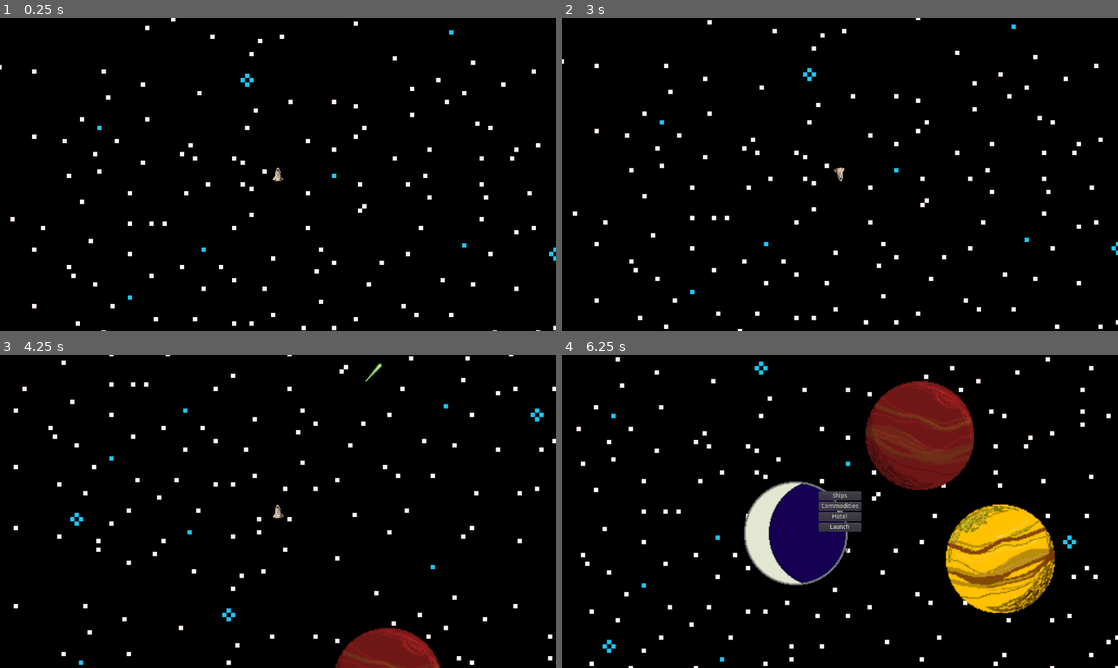
Above: before the commit, frames 1-4 (two rows, left to right).
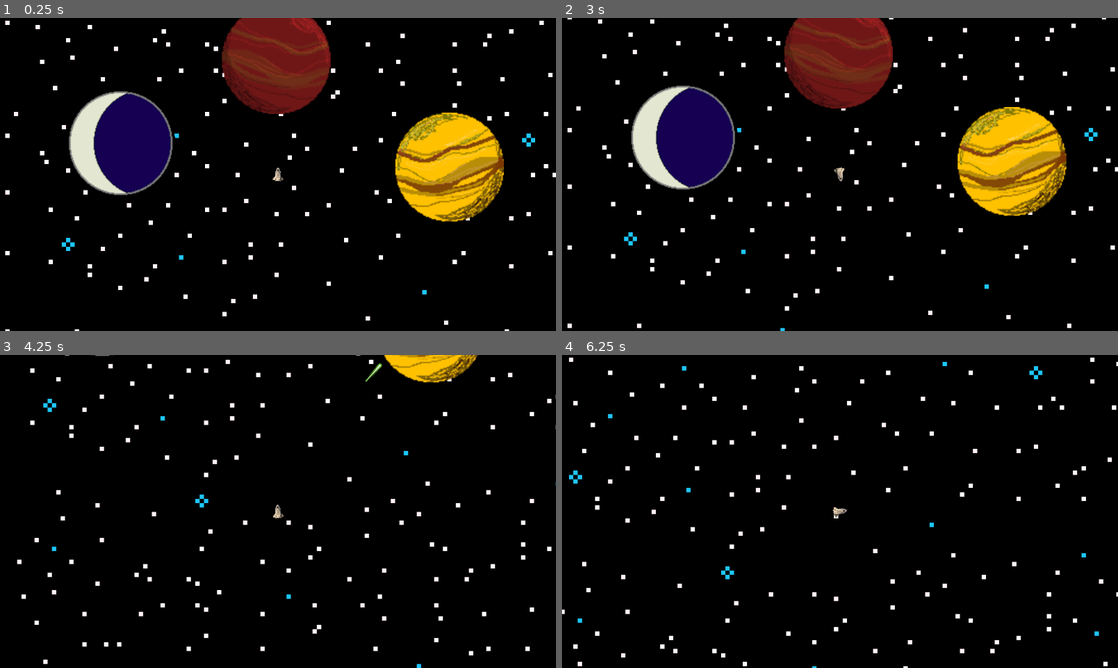
Above: after the commit, the same moments.

Repository: RPeterson0487/spacing-out
Game: Godot game, scene res://TestMain.tscn
Two runs of this game, one before a commit and one after it. Both use one fixed random seed, a clock stepped at 60 frames per second and the inputs below.
Inputs:
- Up to frame 1 (0.25 s): no input
- Up to frame 2 (3 s): tap Enter at 0.5 s; hold Right (rotateRight) 0.53-1.28 s; tap L (land) at 0.6, 1.55, 2.1 s; hold Left (rotateLeft) 1.28-2.03 s; tap X (fullStop) at 1.35 s; hold Right (rotateRight) 2.03-2.78 s; hold Up (forwardThrust) from 2.78 s (still down); tap Down (rotateOpposite) at 2.85 s
- Up to frame 3 (4.25 s): tap L (land) at 3.05, 3.8 s; release Up (forwardThrust) at 3.53 s; hold Left (rotateLeft) from 3.53 s (still down); hold Space (shoot) from 3.53 s (still down)
- Up to frame 4 (6.25 s): release Space (shoot) at 4.28 s; tap L (land) at 4.35, 5.3, 5.85 s; hold X (fullStop) 5.03-5.78 s; release Left (rotateLeft) at 5.78 s; hold Right (rotateRight) from 5.78 s (still down)

The runs differ from the first frame. In frame 1, 18% of the frame differs, in the area x 0-100%, y 0-100%; in frame 2, 18%; in frame 3, 6.5%; in frame 4, 20%.

Commit message:
LandMenu now works with all instances of a landable.

Diff:
--- a/LandMenu.gd
+++ b/LandMenu.gd
@@ -7,6 +7,10 @@
 
 onready var menuArray = [ships, commodities, hotel]
 var inOrbit = false
+
+
+func _ready():
+	connectLandables()
 
 
 func _process(delta):
@@ -68,9 +72,25 @@
 	hideLandingMenu()
 
 
-func _on_Landable_body_entered(body):
+func connectLandables():
+	for i in get_tree().get_nodes_in_group("landableGroup"):
+		i.connect("enteredOrbit", self, "handleInOrbit")
+		i.connect("exitedOrbit", self, "handleExitOrbit")
+
+
+func handleInOrbit():
 	inOrbit = true
 
+func handleExitOrbit():
+	inOrbit = false
 
-func _on_Landable_body_exited(body):
-	inOrbit = false
+
+
+
+
+#func _on_Landable_body_entered(body):
+#	inOrbit = true
+#
+#
+#func _on_Landable_body_exited(body):
+#	inOrbit = false
--- a/Landable.gd
+++ b/Landable.gd
@@ -1,6 +1,20 @@
 extends Area2D
+
+signal enteredOrbit
+signal exitedOrbit
 
 export(Texture) var planetSprite
 
 func _ready():
 	$Sprite.texture = planetSprite
+
+
+
+func _on_Landable_body_entered(body):
+	print("Landable: Body Entered")
+	emit_signal("enteredOrbit")
+
+
+func _on_Landable_body_exited(body):
+	print("Landable: Body Exited")
+	emit_signal("exitedOrbit")
--- a/Landable.tscn
+++ b/Landable.tscn
@@ -6,7 +6,7 @@
 [sub_resource type="CircleShape2D" id=1]
 radius = 225.0
 
-[node name="Landable" type="Area2D"]
+[node name="Landable" type="Area2D" groups=["landableGroup"]]
 scale = Vector2( 0.5, 0.5 )
 script = ExtResource( 2 )
 
@@ -15,3 +15,6 @@
 
 [node name="CollisionShape2D" type="CollisionShape2D" parent="."]
 shape = SubResource( 1 )
+
+[connection signal="body_entered" from="." to="." method="_on_Landable_body_entered"]
+[connection signal="body_exited" from="." to="." method="_on_Landable_body_exited"]
--- a/TestMain.tscn
+++ b/TestMain.tscn
@@ -13,23 +13,20 @@
 [node name="Background" parent="." instance=ExtResource( 1 )]
 
 [node name="Landable" parent="." instance=ExtResource( 3 )]
-position = Vector2( 605, 1315 )
+position = Vector2( 296, 482 )
 planetSprite = ExtResource( 5 )
 
 [node name="Landable2" parent="." instance=ExtResource( 3 )]
-position = Vector2( 891, 1090 )
+position = Vector2( 654, 290 )
 planetSprite = ExtResource( 6 )
 
 [node name="Landable3" parent="." instance=ExtResource( 3 )]
-position = Vector2( 1076, 1374 )
+position = Vector2( 1053, 537 )
 planetSprite = ExtResource( 7 )
 
 [node name="Player" parent="." instance=ExtResource( 2 )]
-position = Vector2( 596, 292 )
+position = Vector2( 658, 554 )
 
 [node name="CanvasLayer" type="CanvasLayer" parent="."]
 
 [node name="LandMenu" parent="CanvasLayer" instance=ExtResource( 4 )]
-
-[connection signal="body_entered" from="Landable" to="CanvasLayer/LandMenu" method="_on_Landable_body_entered"]
-[connection signal="body_exited" from="Landable" to="CanvasLayer/LandMenu" method="_on_Landable_body_exited"]
Not shown, changed: README.MD
